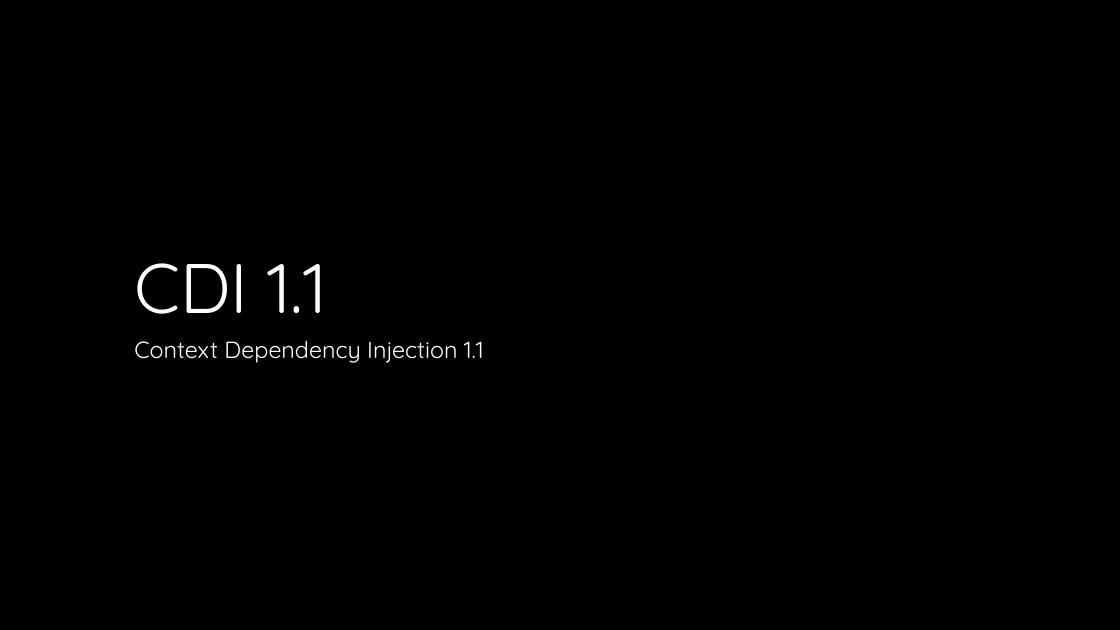
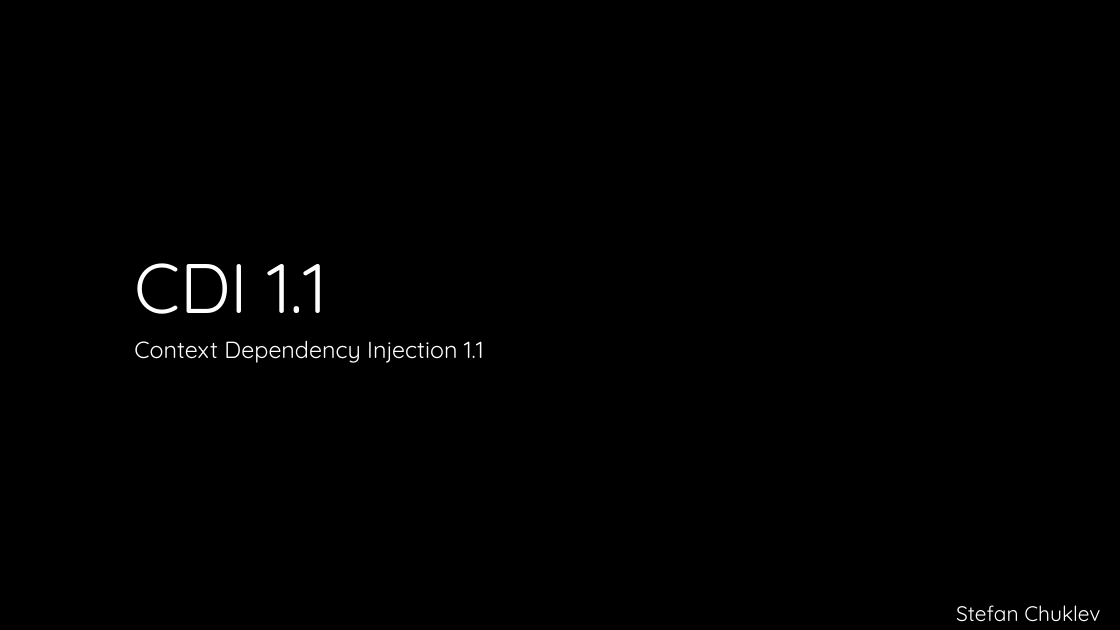
Before and after one commit to Crypto93/CDI_overview, a slide deck: slide 1 of CDI_overview_presentation.pptx. Drawn at 1120x630 pixels with LibreOffice and Linux fonts; fonts in the diff are those of the drawing; background and template pictures are left out. Boxes give left, top, right and bottom in pixels: in the first picture for what was removed or moved away, otherwise in the second. Text is boxed around its words. In the diff, an @@ line names an element or a change of style, - is before the commit and + after.

Commit message:
Presentation update

```diff
--- a/CDI_overview_presentation.pptx
+++ b/CDI_overview_presentation.pptx
@@ text added at [956,605,1100,622], 18 pt, text #FFFFFF @@
+Stefan Chuklev
```
Also in this commit, not shown: 2 slides added.
